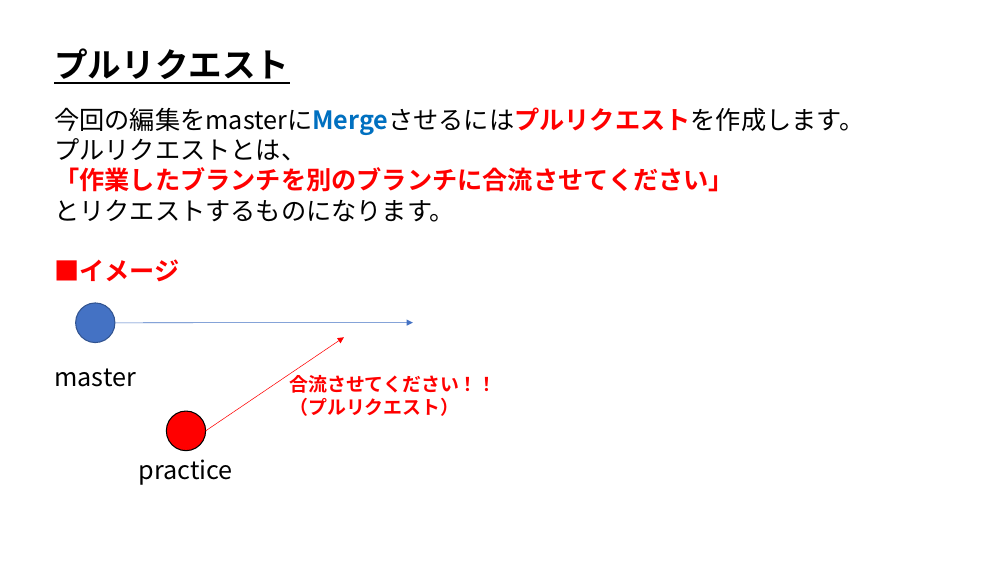
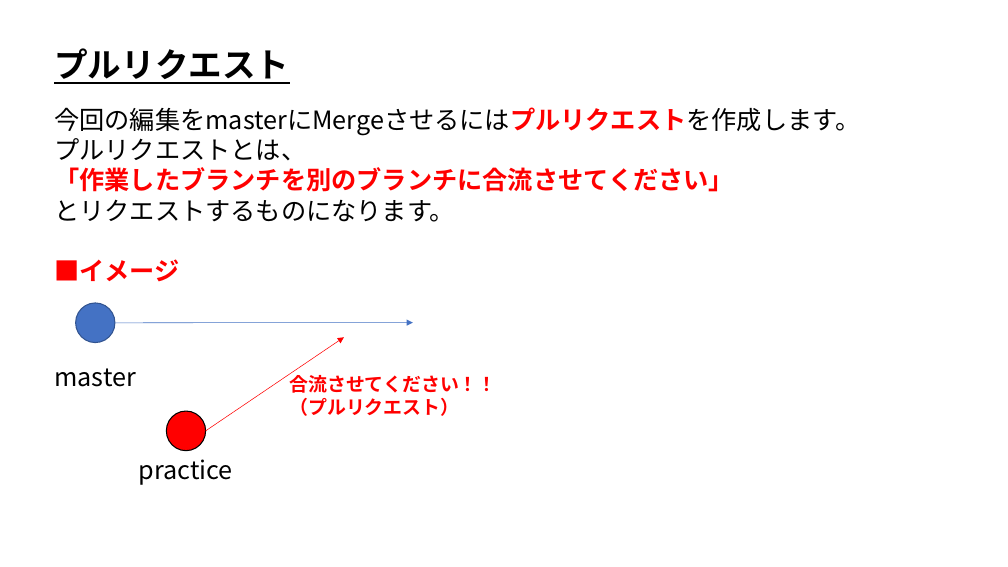
Before and after one commit to ArakiYusuke-Ohara/Textbook, a slide deck: slide 4 of ゲーム科2年/00_前期/ゲームエンジンⅢ/バージョン管理/11_プルリクエストとMerge.pptx. Drawn at 1008x567 pixels with LibreOffice and Linux fonts; fonts in the diff are those of the drawing. Boxes give left, top, right and bottom in pixels: in the first picture for what was removed or moved away, otherwise in the second. Text is boxed around its words. In the diff, an @@ line names an element or a change of style, - is before the commit and + after.

```diff
--- a/ゲーム科2年/00_前期/ゲームエンジンⅢ/バージョン管理/11_プルリクエストとMerge.pptx
+++ b/ゲーム科2年/00_前期/ゲームエンジンⅢ/バージョン管理/11_プルリクエストとMerge.pptx
@@ text at bbox=[54, 107, 860, 136]: text colour #0070C0 to #000000, bold off in "今回の編集をmasterにMergeさせるにはプルリクエストを作成します。" @@
```
Also in this commit, not shown: 4 other slides changed, 9 other files.
